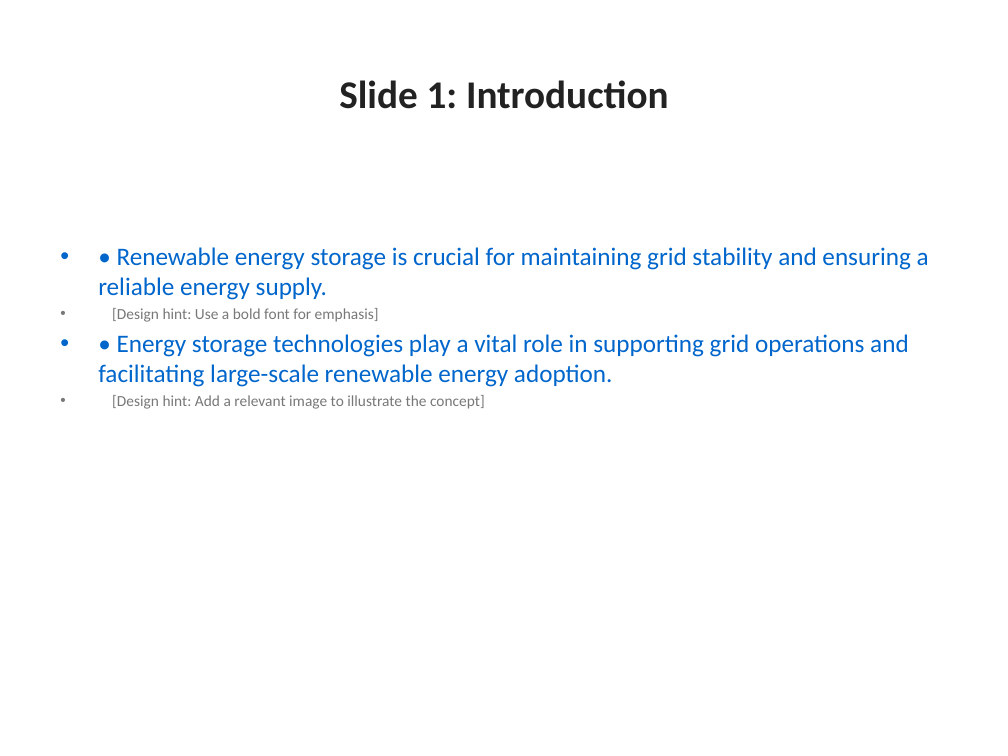
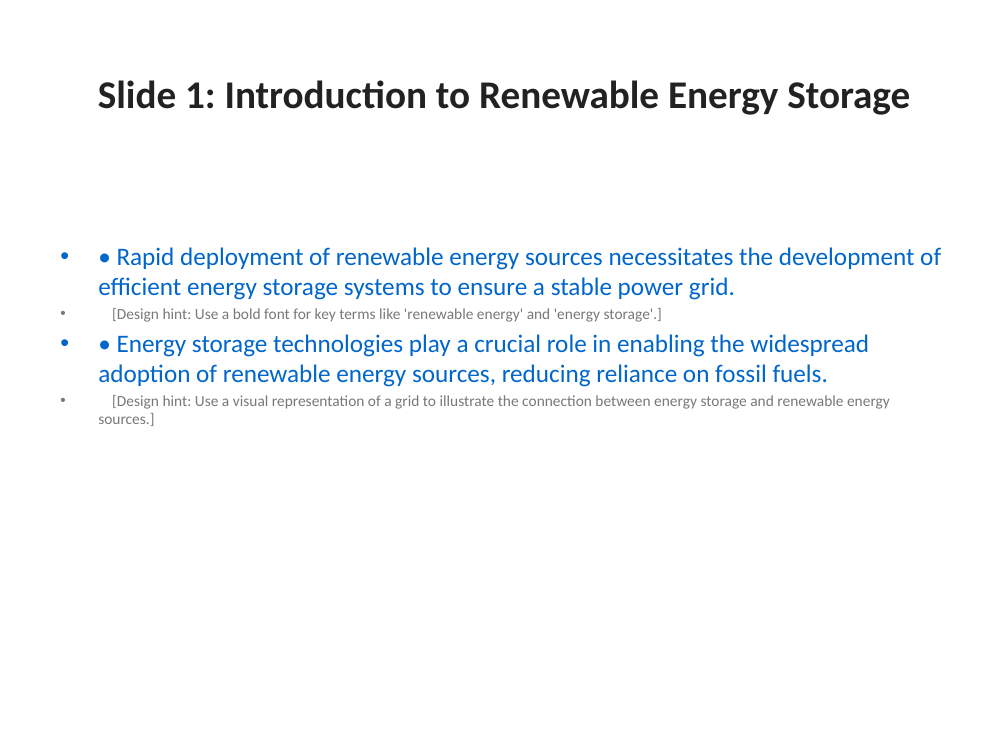
Before and after one commit to the-developer-306/contextual_ai_presentation_orchestrator, a slide deck: slide 1 of generated_ppt/AI_Presentation.pptx. Drawn at 1008x756 pixels with LibreOffice and Linux fonts; fonts in the diff are those of the drawing. Boxes give left, top, right and bottom in pixels: in the first picture for what was removed or moved away, otherwise in the second. Text is boxed around its words. In the diff, an @@ line names an element or a change of style, - is before the commit and + after.

```diff
--- a/generated_ppt/AI_Presentation.pptx
+++ b/generated_ppt/AI_Presentation.pptx
@@ title at [98,80,910,115]: text changed @@
-Slide 1: Introduction
+Slide 1: Introduction to Renewable Energy Storage
@@ text at [98,247,941,426]: text changed @@
-• • Renewable energy storage is crucial for maintaining grid stability and ensuring a reliable energy supply.
-• [Design hint: Use a bold font for emphasis]
-• • Energy storage technologies play a vital role in supporting grid operations and facilitating large-scale renewable energy adoption.
-• [Design hint: Add a relevant image to illustrate the concept]
+• • Rapid deployment of renewable energy sources necessitates the development of efficient energy storage systems to ensure a stable power grid.
+• [Design hint: Use a bold font for key terms like 'renewable energy' and 'energy storage'.]
+• • Energy storage technologies play a crucial role in enabling the widespread adoption of renewable energy sources, reducing reliance on fossil fuels.
+• [Design hint: Use a visual representation of a grid to illustrate the connection between energy storage and renewable energy sources.]
```
Also in this commit, not shown: 14 other slides changed, 3 other files.
